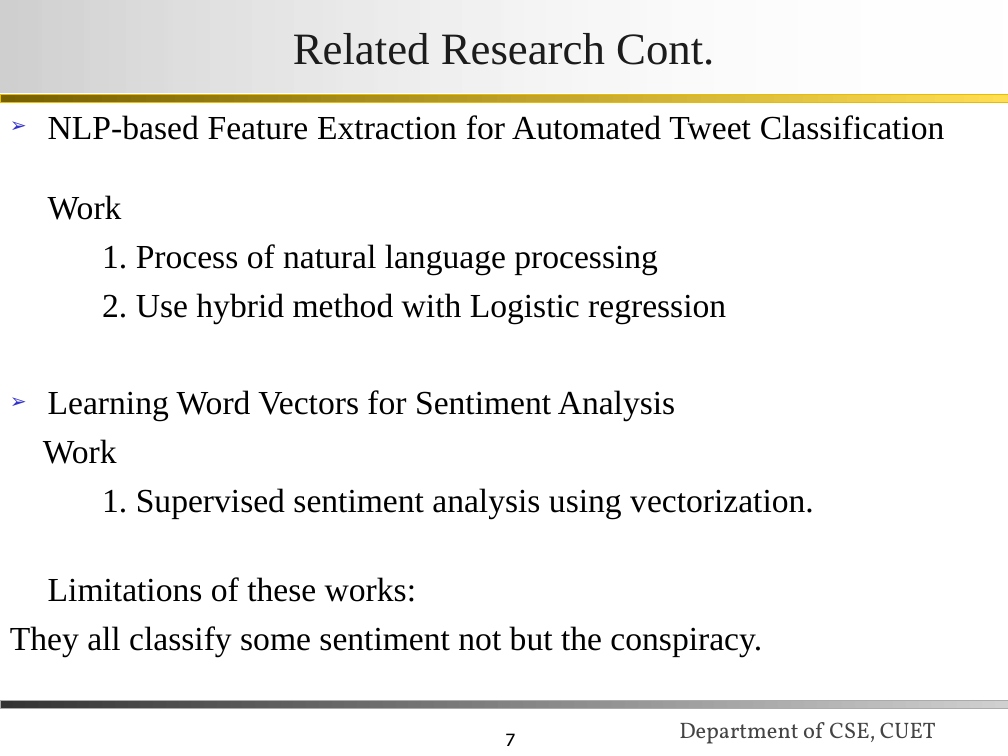
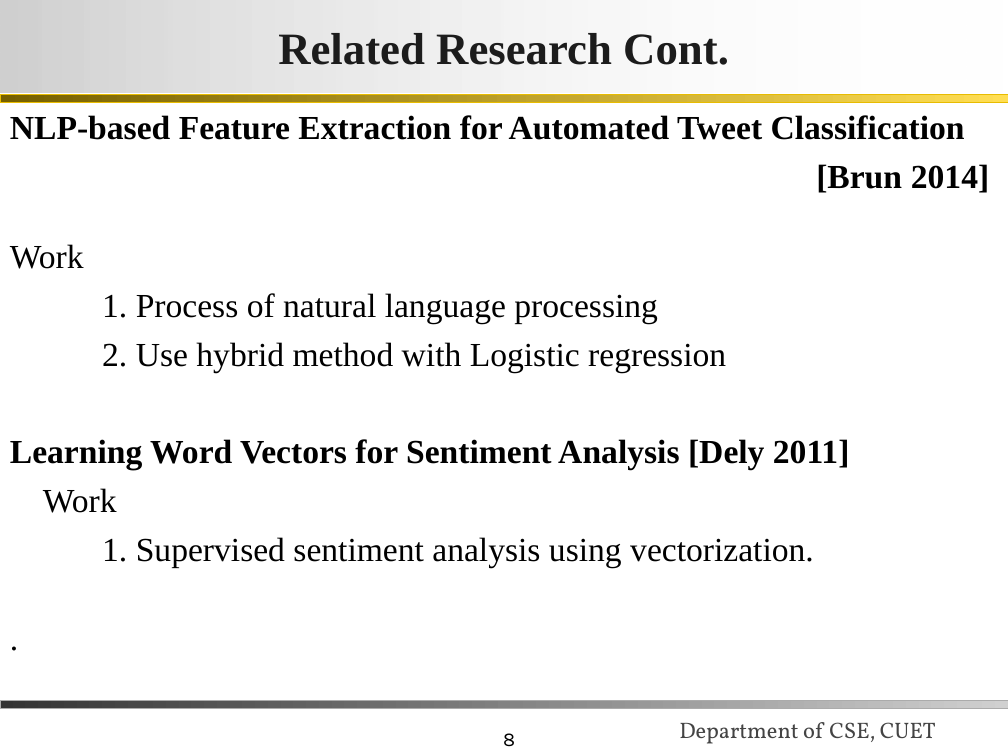
Before and after one commit to iRaM-sAgOr/email_data, a slide deck: slide 8 of myReport/final_presentation.ppt (slide 7 before the commit). Drawn at 1008x756 pixels with LibreOffice and Linux fonts; fonts in the diff are those of the drawing; background and template pictures are left out. Boxes give left, top, right and bottom in pixels: in the first picture for what was removed or moved away, otherwise in the second. Text is boxed around its words. In the diff, an @@ line names an element or a change of style, - is before the commit and + after.

```diff
--- a/myReport/final_presentation.ppt
+++ b/myReport/final_presentation.ppt
@@ title "Related Research Cont." at bbox=[0, 0, 1008, 92]: bold on @@
@@ text at bbox=[10, 115, 989, 269]: text changed; bold on @@
-➢ NLP-based Feature Extraction for Automated Tweet Classification
-  Work
+NLP-based Feature Extraction for Automated Tweet Classification
+[Brun 2014]
+Work
@@ text at bbox=[43, 293, 814, 567]: indent changed @@
@@ text at bbox=[10, 439, 850, 470]: text changed; bold on @@
-➢ Learning Word Vectors for Sentiment Analysis
+Learning Word Vectors for Sentiment Analysis [Dely 2011]
@@ text at bbox=[10, 577, 762, 656]: text changed @@
-Limitations of these works:
-They all classify some sentiment not but the conspiracy.
+.
@@ page number at bbox=[503, 733, 515, 747]: text changed @@
-7
+8
```
Also in this commit, not shown: 21 other slides changed, 3 slides added, 1 slide removed, 9 other files.
